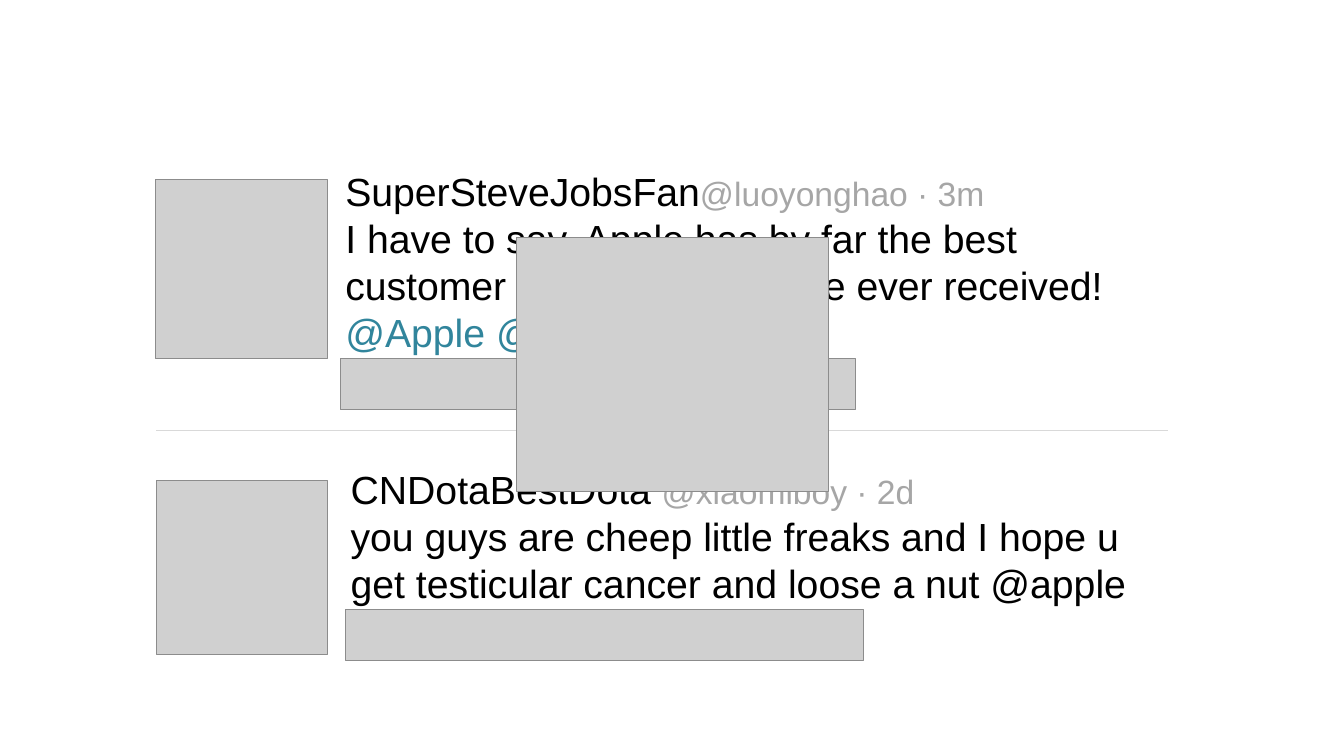
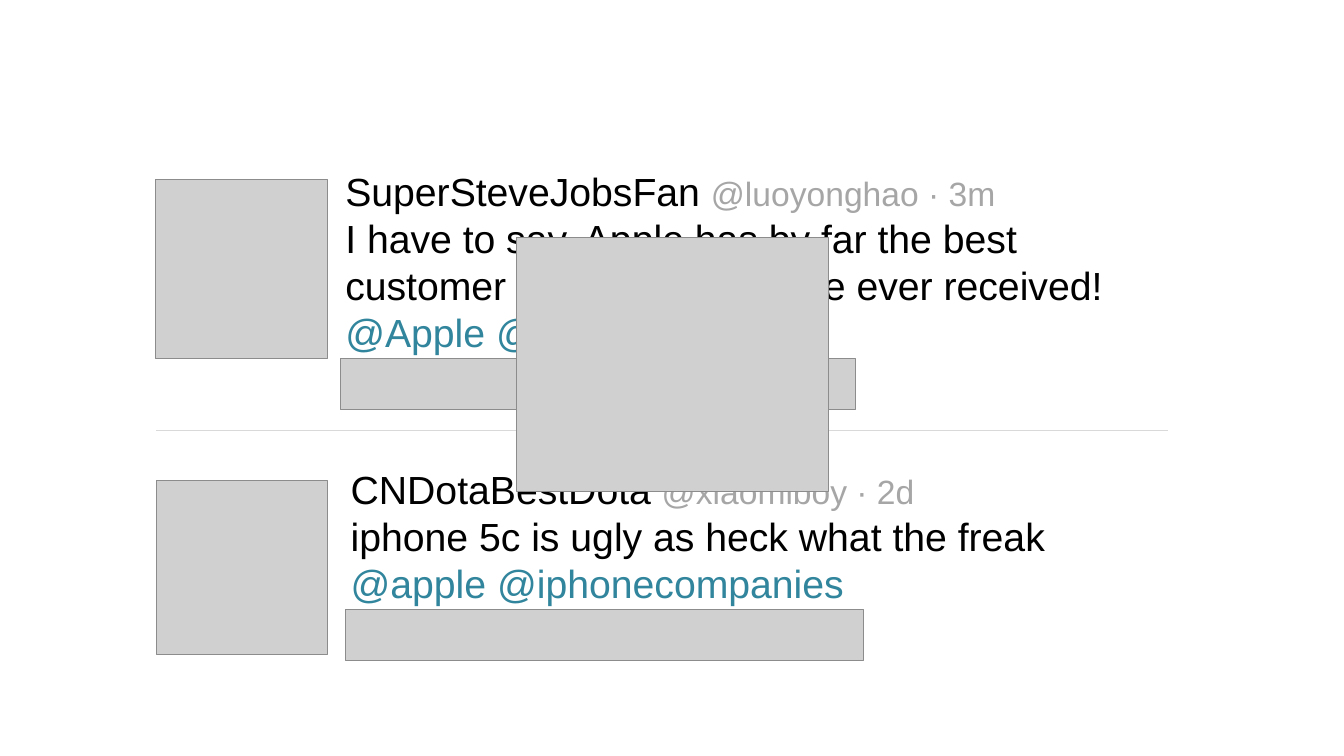
Before and after one commit to datamaniac03/Simple-Tweet-Text-Analysis, a slide deck: slide 3 of Presentation1.pptx. Drawn at 1344x756 pixels with LibreOffice and Linux fonts; fonts in the diff are those of the drawing; grey boxes stand for pictures; background and template pictures are left out. Boxes give left, top, right and bottom in pixels: in the first picture for what was removed or moved away, otherwise in the second. Text is boxed around its words. In the diff, an @@ line names an element or a change of style, - is before the commit and + after.

Commit message:
Updated Slides

```diff
--- a/Presentation1.pptx
+++ b/Presentation1.pptx
@@ text at [345, 177, 996, 214]: spaces changed @@
-SuperSteveJobsFan@luoyonghao · 3m
+SuperSteveJobsFan @luoyonghao · 3m
@@ text at [351, 522, 1045, 606]: text changed @@
-you guys are cheep little freaks and I hope u get testicular cancer and loose a nut @apple
+iphone 5c is ugly as heck what the freak @apple @iphonecompanies
```
Also in this commit, not shown: 6 other slides changed.
